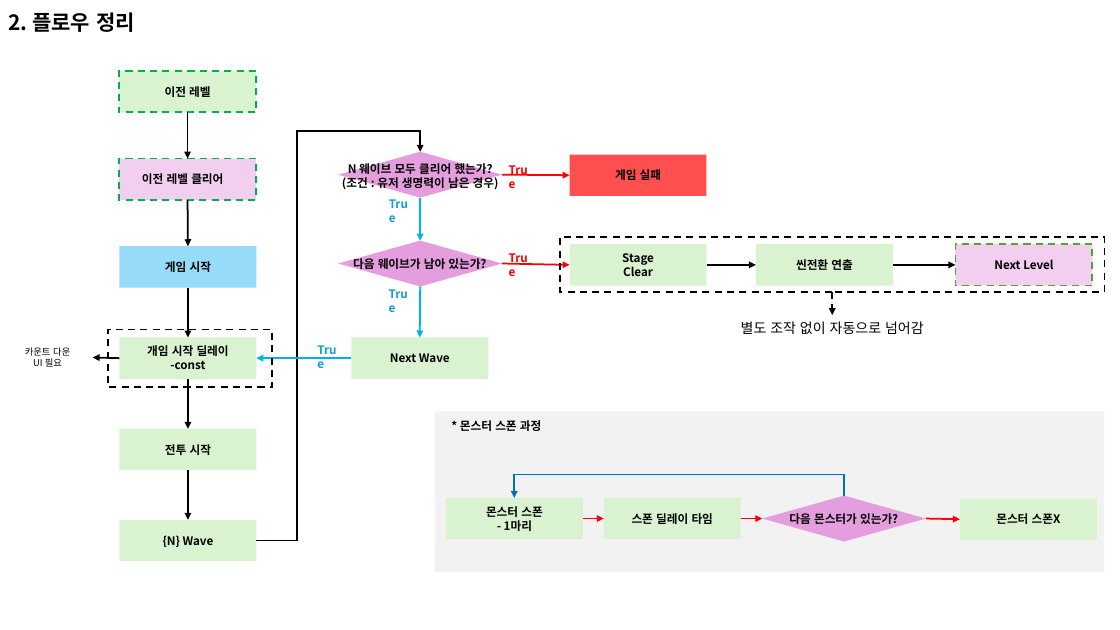
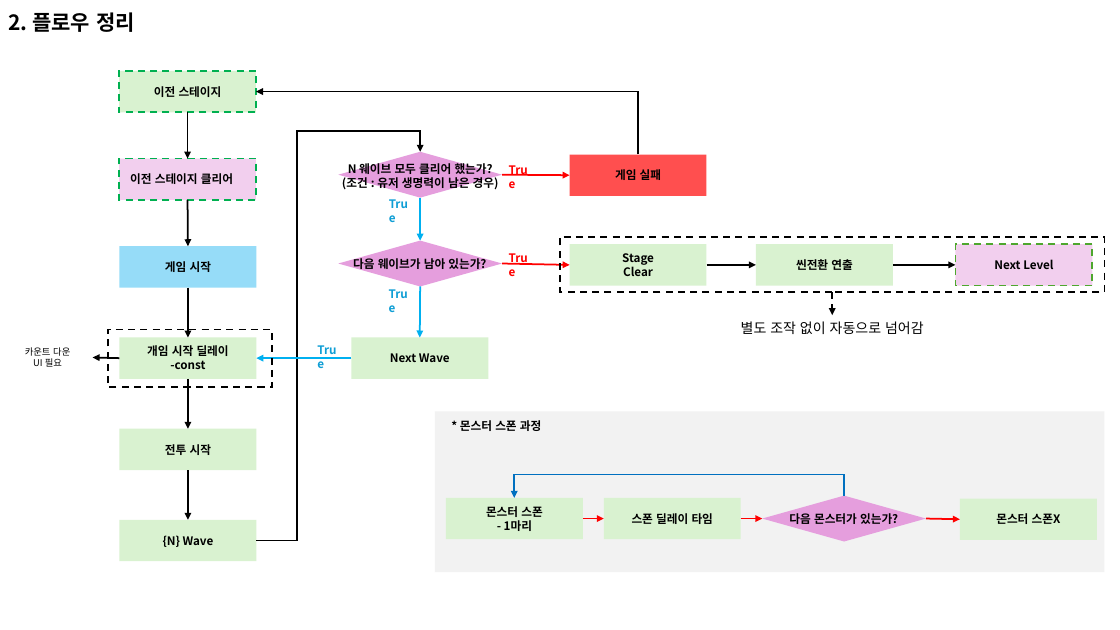
Before and after one commit to EpicRocket/SProjectDesign, a slide deck: slide 5 of Design/시스템 문서/게임 시작 플로우.pptx (slide 7 before the commit). Drawn at 1120x630 pixels with LibreOffice and Linux fonts; fonts in the diff are those of the drawing; background and template pictures are left out. Boxes give left, top, right and bottom in pixels: in the first picture for what was removed or moved away, otherwise in the second. Text is boxed around its words. In the diff, an @@ line names an element or a change of style, - is before the commit and + after.

Commit message:
#Add
- 게임 시작 플로우 기획 추가
- 관련 테이블 최신화

```diff
--- a/Design/시스템 문서/게임 시작 플로우.pptx
+++ b/Design/시스템 문서/게임 시작 플로우.pptx
@@ text at box(154, 86, 222, 97): text changed @@
-이전 레벨
+이전 스테이지
@@ elbow arrow added from (639, 155) to (256, 92), #000000 1.5 pt @@
@@ text at box(130, 173, 233, 184): text changed @@
-이전 레벨 클리어
+이전 스테이지 클리어
```
Also in this commit, not shown: 2 other slides changed, 4 slides added, 2 slides removed, 2 other files.
